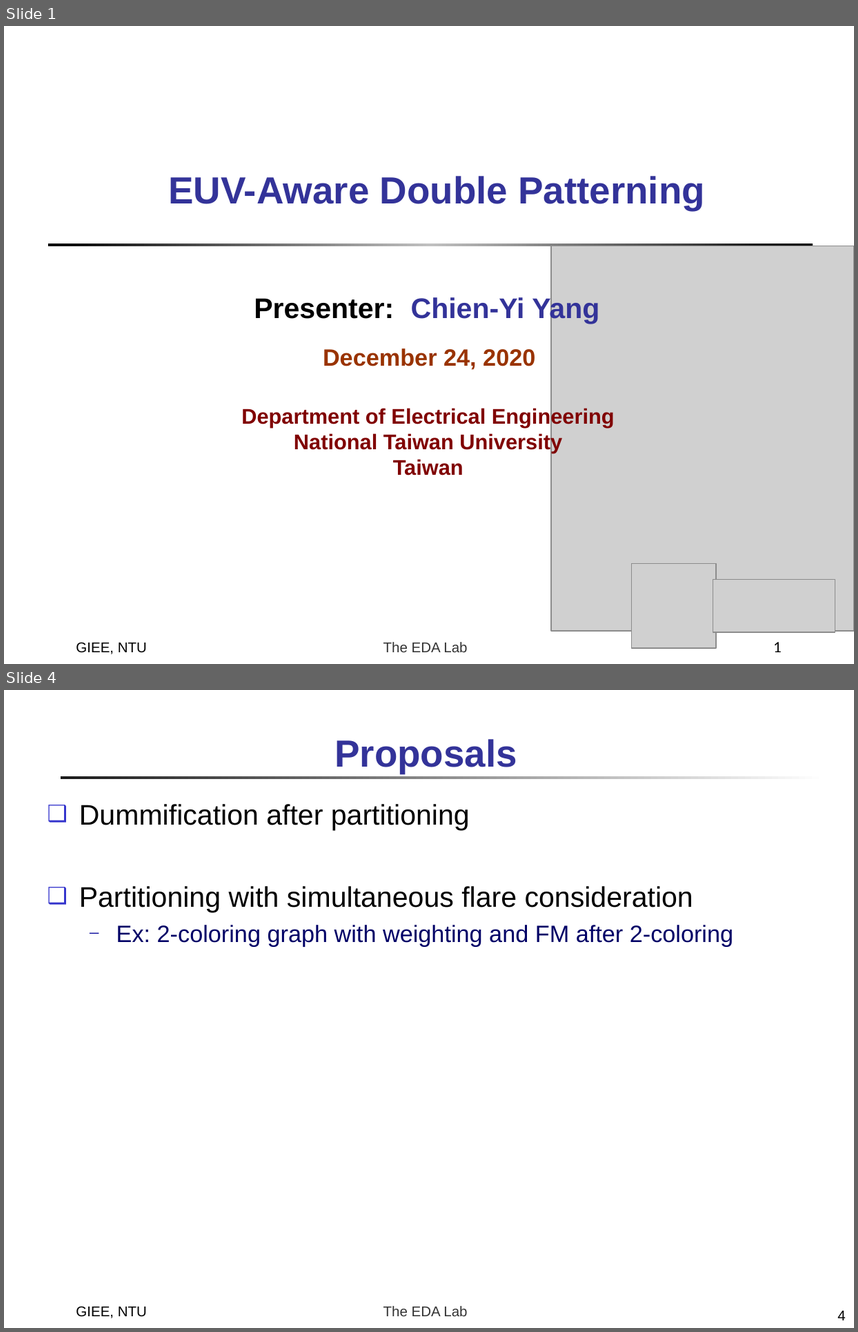
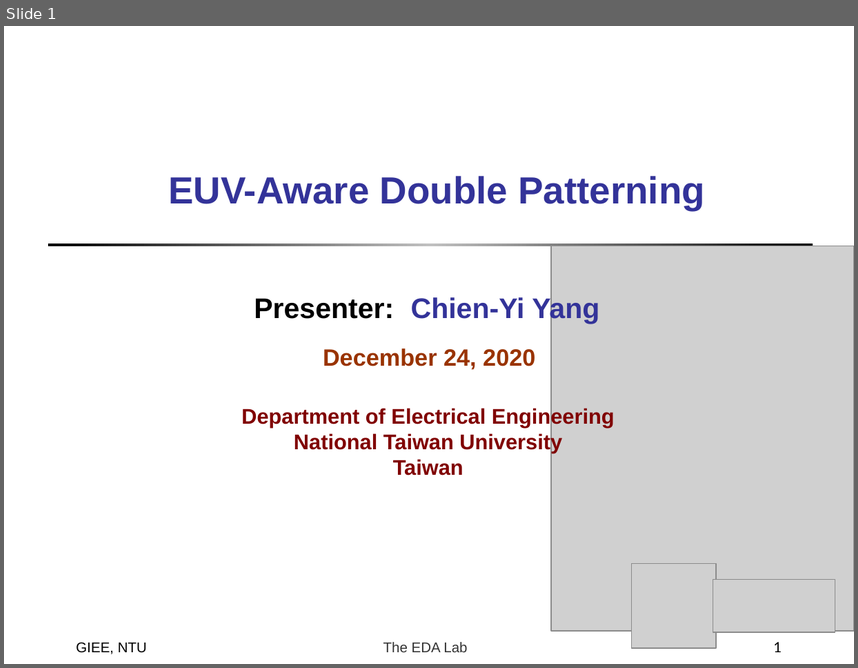
Before and after one commit to doctry/paper, a slide deck: weekly/EUVDP_2020_01_07.ppt. Shown one above the other, each under a label of ours: slides 1 and 4 before the commit, slide 1 after it; the slides between them are not shown. The pictures are 858x1332 and 858x668 pixels, drawn with LibreOffice and Linux fonts; fonts in the diff are those of the drawing; grey boxes stand for pictures. Boxes give left, top, right and bottom in pixels: in the first picture for what was removed or moved away, otherwise in the second. Text is boxed around its words. In the diff, an @@ line names an element or a change of style, - is before the commit and + after.

```diff
--- a/weekly/EUVDP_2020_01_07.ppt
+++ b/weekly/EUVDP_2020_01_07.ppt
@@ slide 4 removed at box(4, 690, 854, 1328), background #FFFFFF; not listed: 1 template element that a slide beside it also shows @@
@@ title removed at box(335, 739, 517, 773) @@
-Proposals
@@ rectangle removed at box(61, 776, 826, 778) @@
@@ text removed at box(79, 804, 733, 946) @@
-❑ Dummification after partitioning
-❑ Partitioning with simultaneous flare consideration
-  ─ Ex: 2-coloring graph with weighting and FM after 2-coloring
@@ text removed at box(76, 1305, 147, 1318) @@
-GIEE, NTU
@@ page number removed at box(838, 1310, 845, 1320) @@
-4
```
Also in this commit, not shown: 2 slides changed, 1 slide added, 1 other slide removed, 1 other file.
